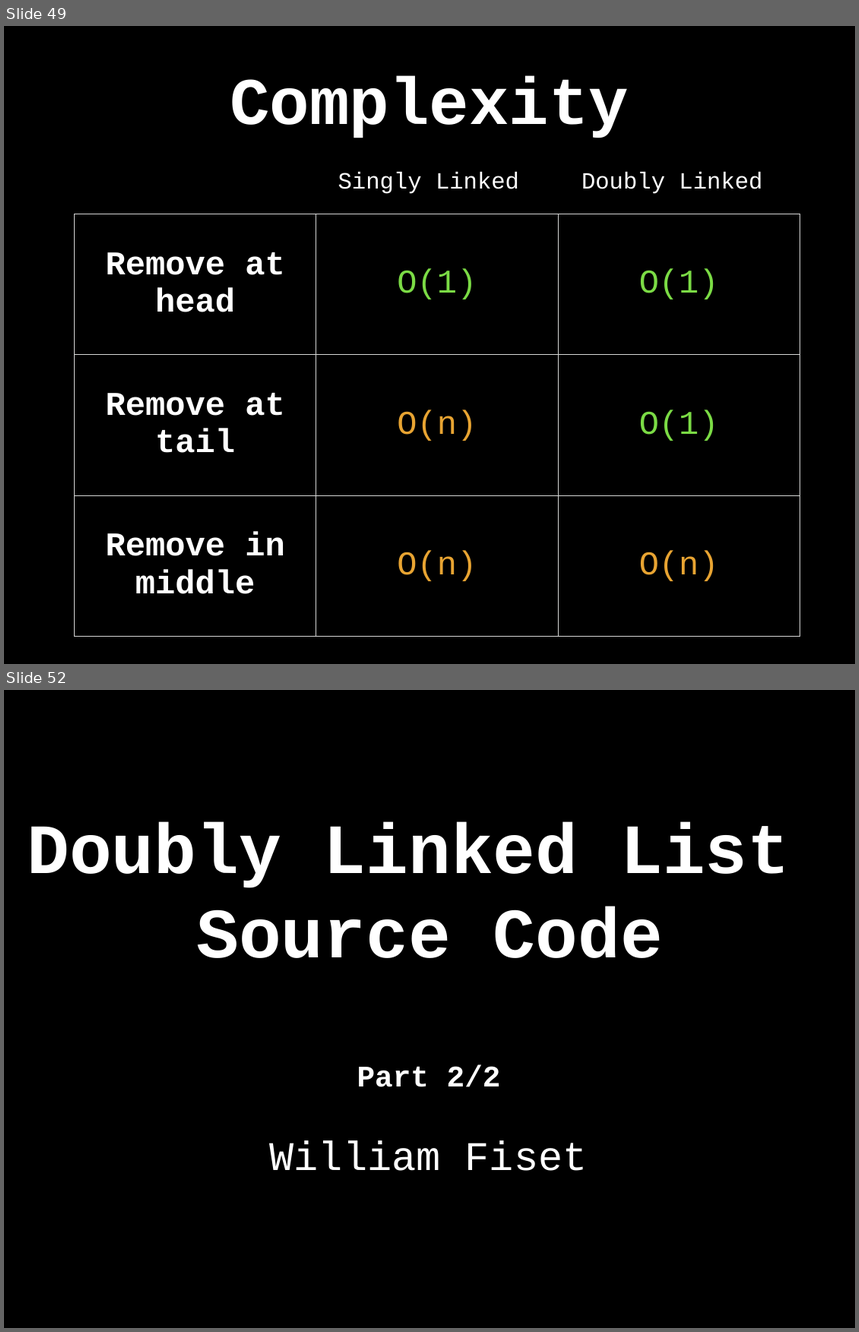
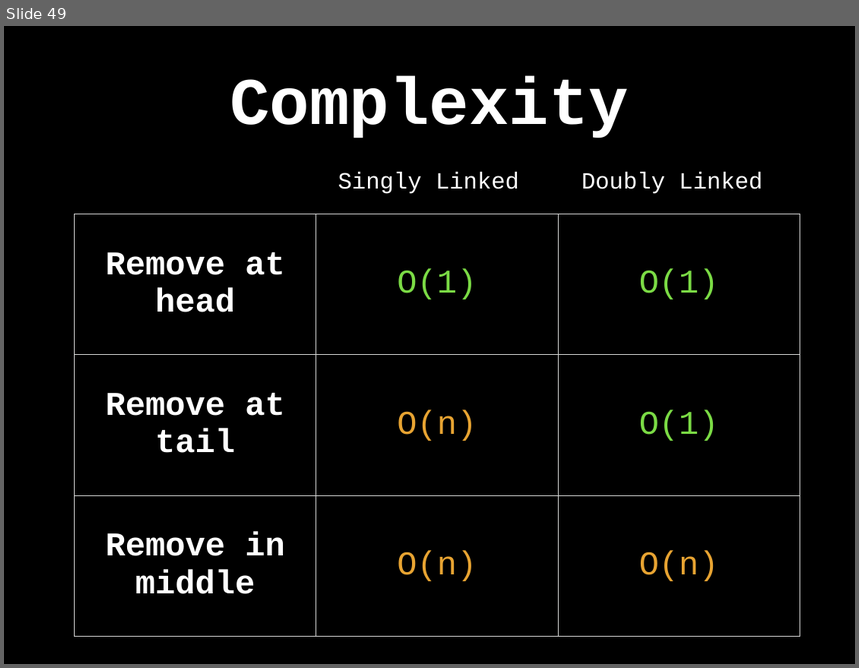
Before and after one commit to williamfiset/DEPRECATED-data-structures, a slide deck: Linkedlist/presentation/LinkedLists.pptx. Shown one above the other, each under a label of ours: slides 49 and 52 before the commit, slide 49 after it; the slides between them are not shown. The pictures are 859x1332 and 859x668 pixels, drawn with LibreOffice and Linux fonts; fonts in the diff are those of the drawing. Boxes give left, top, right and bottom in pixels: in the first picture for what was removed or moved away, otherwise in the second. Text is boxed around its words. In the diff, an @@ line names an element or a change of style, - is before the commit and + after.

```diff
--- a/Linkedlist/presentation/LinkedLists.pptx
+++ b/Linkedlist/presentation/LinkedLists.pptx
@@ slide 52 removed at (4, 690, 855, 1328), background #000000 @@
@@ title removed at (27, 822, 790, 958) @@
-Doubly Linked List
-Source Code
@@ text removed at (357, 1065, 501, 1087) @@
-Part 2/2
@@ text removed at (270, 1141, 588, 1171) @@
-William Fiset
```
Also in this commit, not shown: 1 slide changed, 3 other slides removed, 2 other files.
